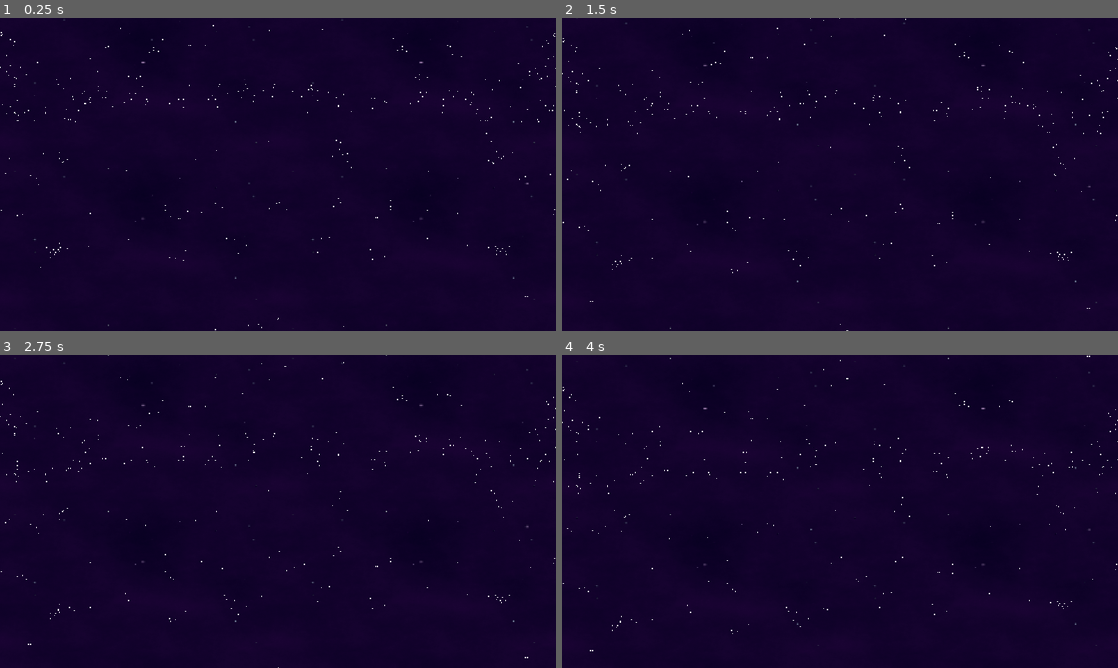
Above: before the commit, frames 1-4 (two rows, left to right).
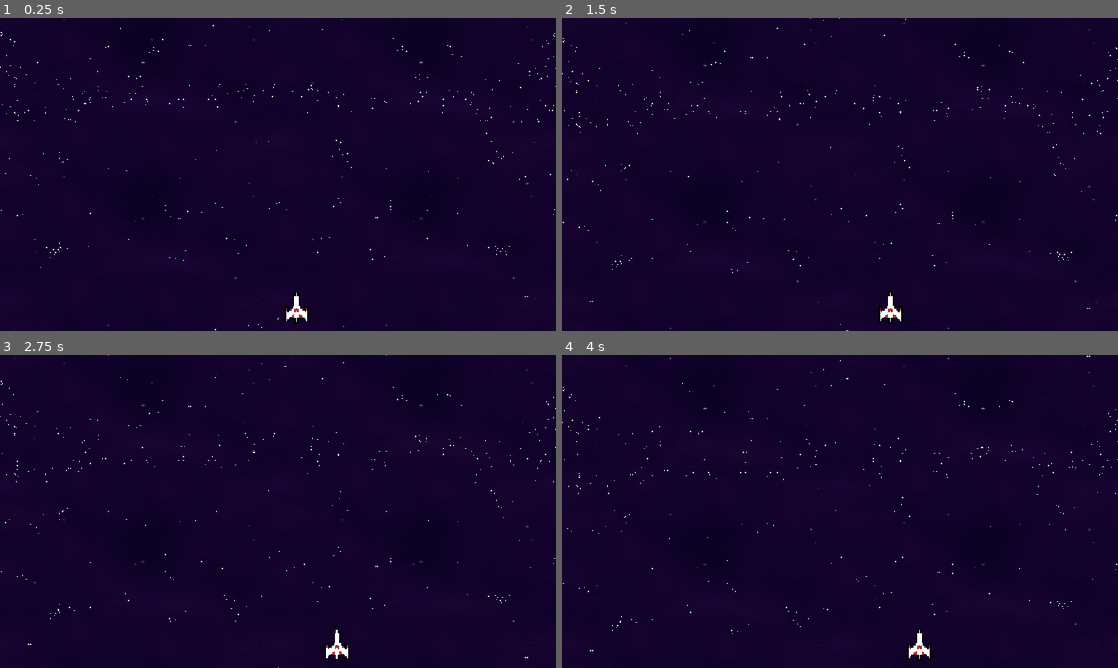
Above: after the commit, the same moments.

Repository: Gustav0Prado/SpaceShooter
Game: Godot game, scene res://main.tscn
Same seed, same stepped clock (60 frames per second), same inputs: the game is played once before the commit and once after it.
Inputs:
- Up to frame 1 (0.25 s): no input
- Up to frame 2 (1.5 s): hold Right (ui_right) 0.53-1.28 s; hold Left (ui_left) from 1.28 s (still down)
- Up to frame 3 (2.75 s): release Left (ui_left) at 2.03 s; hold Right (ui_right) from 2.03 s (still down)
- Up to frame 4 (4 s): release Right (ui_right) at 3.53 s; hold Left (ui_left) from 3.53 s (still down)

The runs differ from the first frame. In frame 1, 0.3% of the frame differs, in the area x 51-56%, y 87-98%; in frame 2, 0.3%, in the area x 56-62%, y 87-98%; in frame 3, 0.2%; in frame 4, 0.3%.

Commit message:
[add] Initial Player

Diff:
--- /dev/null
+++ b/actors/player.gd
@@ -0,0 +1,11 @@
+class_name Player extends Node2D
+
+func _process(delta: float) -> void:
+	move_player()
+
+func move_player() -> void:
+	if Input.is_action_pressed("ui_left"):
+		self.global_position.x -= 2
+	if Input.is_action_pressed("ui_right"):
+		self.global_position.x += 2
+	self.global_position.x = clamp(self.global_position.x, 32, 1120)
--- /dev/null
+++ b/actors/player.tscn
@@ -0,0 +1,19 @@
+[gd_scene load_steps=4 format=3 uid="uid://d2krt1picd6ak"]
+
+[ext_resource type="Script" uid="uid://tvhbvkdsrlih" path="res://actors/player.gd" id="1_mvpqy"]
+[ext_resource type="Texture2D" uid="uid://dvycr1680fxhx" path="res://assets/ship/baseship.png" id="1_niuxy"]
+
+[sub_resource type="RectangleShape2D" id="RectangleShape2D_niuxy"]
+size = Vector2(17, 22)
+
+[node name="Player" type="Node2D"]
+script = ExtResource("1_mvpqy")
+
+[node name="Sprite2D" type="Sprite2D" parent="."]
+texture = ExtResource("1_niuxy")
+
+[node name="CharacterBody2D" type="CharacterBody2D" parent="."]
+
+[node name="CollisionShape2D" type="CollisionShape2D" parent="CharacterBody2D"]
+position = Vector2(-0.5, 5)
+shape = SubResource("RectangleShape2D_niuxy")
--- a/effects/parallax_background.tscn
+++ b/effects/parallax_background.tscn
@@ -1,9 +1,9 @@
 [gd_scene load_steps=5 format=3 uid="uid://cn4e48br4jip8"]
 
-[ext_resource type="Texture2D" uid="uid://u2dww22efjtk" path="res://assets/background.png" id="1_1ybfv"]
+[ext_resource type="Texture2D" uid="uid://u2dww22efjtk" path="res://assets/background/background.png" id="1_1ybfv"]
 [ext_resource type="Script" uid="uid://j17p3q0j2a6b" path="res://effects/parallax_background.gd" id="1_06tkg"]
-[ext_resource type="Texture2D" uid="uid://bth1w3lid5a2b" path="res://assets/stars.png" id="2_06tkg"]
-[ext_resource type="Texture2D" uid="uid://bdnm0s3k1ph4l" path="res://assets/stars2.png" id="4_nuglm"]
+[ext_resource type="Texture2D" uid="uid://bth1w3lid5a2b" path="res://assets/background/stars.png" id="2_06tkg"]
+[ext_resource type="Texture2D" uid="uid://bdnm0s3k1ph4l" path="res://assets/background/stars2.png" id="4_nuglm"]
 
 [node name="ParallaxBackground" type="Node2D"]
 script = ExtResource("1_06tkg")
--- a/main.tscn
+++ b/main.tscn
@@ -1,7 +1,12 @@
-[gd_scene load_steps=2 format=3 uid="uid://xc8qs014lvju"]
+[gd_scene load_steps=3 format=3 uid="uid://xc8qs014lvju"]
 
 [ext_resource type="PackedScene" uid="uid://cn4e48br4jip8" path="res://effects/parallax_background.tscn" id="1_ig7tw"]
+[ext_resource type="PackedScene" uid="uid://d2krt1picd6ak" path="res://actors/player.tscn" id="2_0xm2m"]
 
 [node name="Main" type="Node2D"]
 
 [node name="ParallaxBG" parent="." instance=ExtResource("1_ig7tw")]
+
+[node name="Player" parent="." instance=ExtResource("2_0xm2m")]
+position = Vector2(616, 585)
+scale = Vector2(3, 3)
--- a/project.godot
+++ b/project.godot
@@ -26,6 +26,14 @@
 "res://scripts/": "green"
 }
 
+[input]
+
+action={
+"deadzone": 0.2,
+"events": [Object(InputEventKey,"resource_local_to_scene":false,"resource_name":"","device":-1,"window_id":0,"alt_pressed":false,"shift_pressed":false,"ctrl_pressed":false,"meta_pressed":false,"pressed":false,"keycode":0,"physical_keycode":32,"key_label":0,"unicode":32,"location":0,"echo":false,"script":null)
+]
+}
+
 [rendering]
 
 textures/canvas_textures/default_texture_filter=0
Not shown, added: actors/player.gd.uid
Renamed: assets/background.png -> assets/background/background.png
Not shown, changed: assets/background/background.png.import
Renamed: assets/stars.png -> assets/background/stars.png
Not shown, added: assets/background/stars.png.import
Renamed: assets/stars2.png -> assets/background/stars2.png
Not shown, changed: assets/background/stars2.png.import
Binary file added: assets/ship/baseship.ase
Binary file added: assets/ship/baseship.png
Not shown, changed: assets/ship/baseship.png.import
Binary file added: assets/ship/doublecannon.ase
